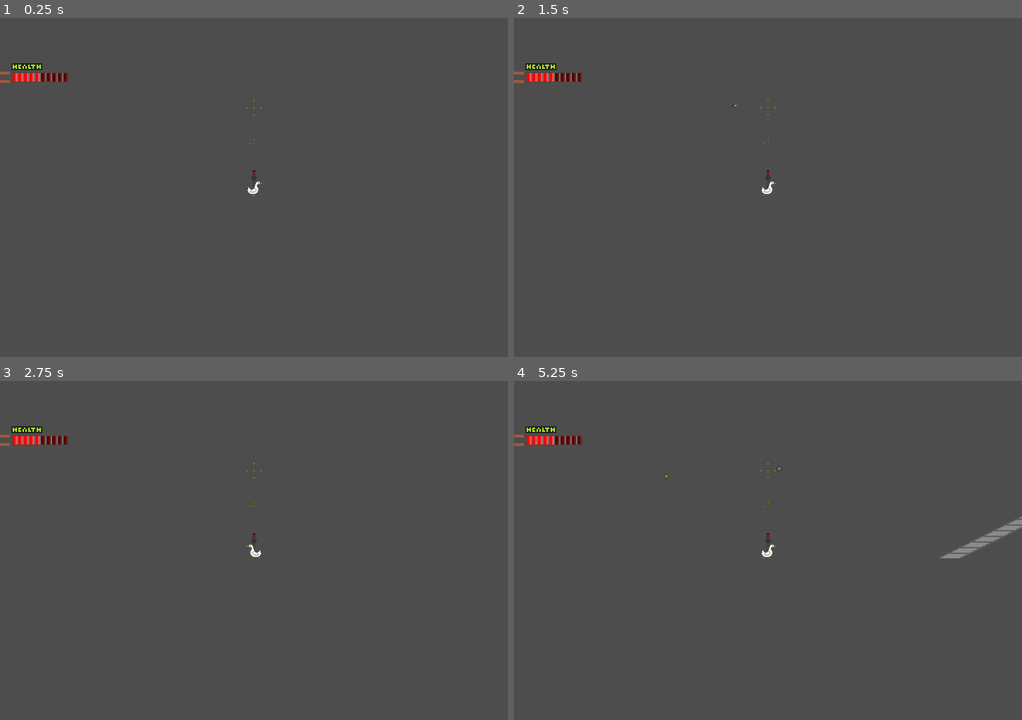
Above: before the commit, frames 1-4 (two rows, left to right).
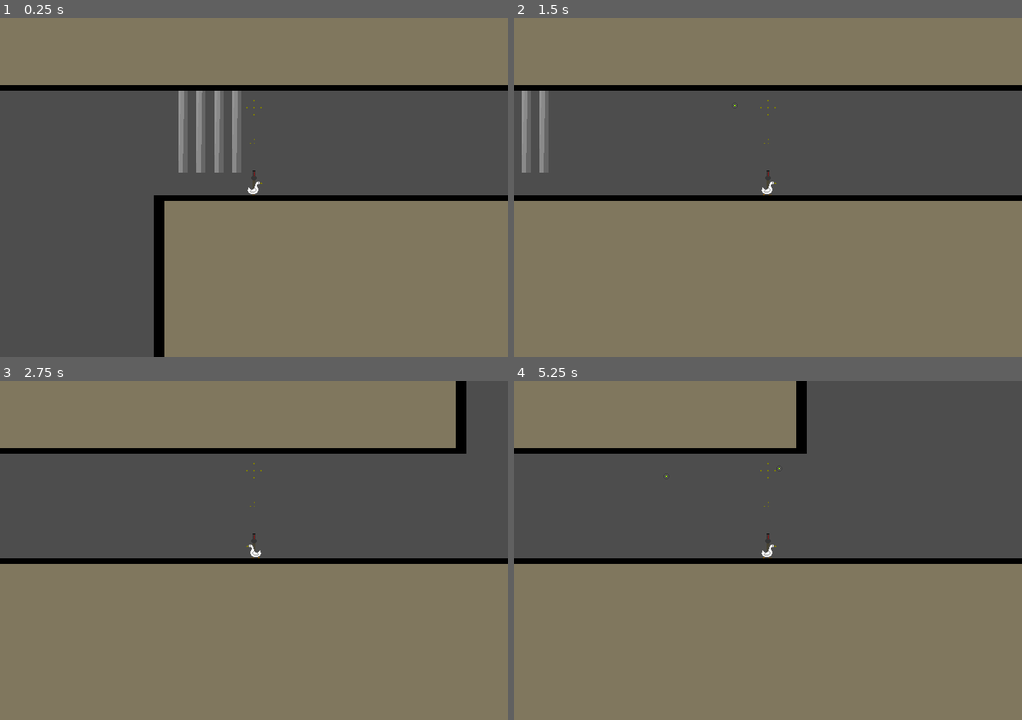
Above: after the commit, the same moments.

Repository: LumpyCrow/ultimate-boss-fight-against-god-himself
Game: Godot game, scene res://level_2_boss_arena.tscn
The game is run twice, just before and just after one commit, with the same random seed, the same clock (stepped at 60 frames per second) and the same inputs. This scene is started directly instead of the project's main scene.
Inputs:
- Up to frame 1 (0.25 s): no input
- Up to frame 2 (1.5 s): tap Enter (ui_accept) at 0.5, 0.77 s; hold D (Right) from 0.53 s (still down); tap Up (Fire) at 0.6, 1.35 s
- Up to frame 3 (2.75 s): tap Enter (ui_accept) at 1.52 s; release D (Right) at 2.03 s; hold A (Left) from 2.03 s (still down); tap Up (Fire) at 2.1 s
- Up to frame 4 (5.25 s): release A (Left) at 2.78 s; hold D (Right) 2.78-4.28 s; tap Up (Fire) every 0.75 s from 2.85 to 5.1 s; tap Enter (ui_accept) at 3.02, 3.77, 4.52 s; hold A (Left) 4.28-5.03 s; hold D (Right) from 5.03 s (still down)

The runs differ from the first frame. In frame 1, 56% of the frame differs, in the area x 0-100%, y 0-100%; in frame 2, 70%; in frame 3, 67%; in frame 4, 60%.

Commit message:
added some rocks + cloud from previous game

Diff:
--- /dev/null
+++ b/cloud.tscn
@@ -0,0 +1,12 @@
+[gd_scene load_steps=2 format=3 uid="uid://cyxbaveo4t0vj"]
+
+[ext_resource type="Texture2D" uid="uid://cbryhkapremv5" path="res://textures/cloud.png" id="1_u7dhf"]
+
+[node name="cloud" type="StaticBody2D"]
+scale = Vector2(1.5, 1.5)
+
+[node name="Cloud" type="Sprite2D" parent="."]
+texture = ExtResource("1_u7dhf")
+
+[node name="CollisionPolygon2D" type="CollisionPolygon2D" parent="."]
+polygon = PackedVector2Array(-20, -7.33333, -14.6667, -7.33333, -14, -6.66667, -10.6667, -6.66667, -10, -7.33333, -6, -6.66667, -0.666667, -7.33333, 14, -7.33333, 15.3333, -6.66667, 16.6667, -7.33333, 21.3333, -7.33333, 26.6667, -5.33333, 28.6667, -3.33333, 30, 0.666667, 30, 6.66667, 23.3333, 5.33333, 22, 7.33333, 13.3333, 7.33333, 10, 4.66667, 8, 7.33333, 0.666667, 7.33333, 0, 5.33333, -2.66667, 6, -4.66667, 7.33333, -12, 6.66667, -14.6667, 4.66667, -17.3333, 6, -24, 6.66667, -25.3333, 5.33333, -25.3333, 3.33333, -28.6667, 3.33333, -30, 2, -30, 0, -26.6667, -3.33333, -23.3333, -4, -22.6667, -5.33333)
--- a/level_2_boss_arena.tscn
+++ b/level_2_boss_arena.tscn
@@ -1,17 +1,19 @@
-[gd_scene load_steps=11 format=3 uid="uid://p74ir71ry238"]
+[gd_scene load_steps=14 format=3 uid="uid://p74ir71ry238"]
 
 [ext_resource type="Script" path="res://level_2_boss_arena.gd" id="1_lblhy"]
 [ext_resource type="PackedScene" uid="uid://be3xkbl84anxw" path="res://player.tscn" id="1_qjm0x"]
 [ext_resource type="Texture2D" uid="uid://dvvabax26e86l" path="res://textures/staircase.png" id="2_3prbl"]
-[ext_resource type="Texture2D" uid="uid://c33n53obfr128" path="res://textures/worldmappixel.png" id="2_6o165"]
 [ext_resource type="AudioStream" uid="uid://c1xac0wvleyy7" path="res://audio/music/Iwan Gabovitch - Dark Ambience Loop.ogg" id="4_dij4j"]
 [ext_resource type="AudioStream" uid="uid://bo1nlvblnxmi2" path="res://audio/music/A Conversation with Saul (Rough Demo.mp3" id="6_moy8p"]
+[ext_resource type="Texture2D" uid="uid://dco0b8aykmlrx" path="res://textures/bars.png" id="7_wrv0c"]
+[ext_resource type="Texture2D" uid="uid://iwoje7ukcyh5" path="res://textures/controlpad.png" id="8_ssqbg"]
+[ext_resource type="PackedScene" uid="uid://cyxbaveo4t0vj" path="res://cloud.tscn" id="8_ucqig"]
 
 [sub_resource type="RectangleShape2D" id="RectangleShape2D_ka8wa"]
-size = Vector2(5511, 20)
+size = Vector2(6019.5, 20)
 
 [sub_resource type="RectangleShape2D" id="RectangleShape2D_3a0ux"]
-size = Vector2(20, 5050)
+size = Vector2(24, 5137.75)
 
 [sub_resource type="RectangleShape2D" id="RectangleShape2D_3trxk"]
 size = Vector2(523, 102)
@@ -19,41 +21,14 @@
 [sub_resource type="RectangleShape2D" id="RectangleShape2D_tsogp"]
 size = Vector2(1285.5, 28)
 
+[sub_resource type="RectangleShape2D" id="RectangleShape2D_nvn8o"]
+size = Vector2(88.875, 149)
+
 [node name="level_2_boss_arena" type="Node2D"]
 script = ExtResource("1_lblhy")
 
-[node name="Worldmappixel" type="Sprite2D" parent="."]
-position = Vector2(8057, -5504)
-scale = Vector2(10, 10)
-texture = ExtResource("2_6o165")
-
-[node name="Worldmappixel2" type="Sprite2D" parent="."]
-position = Vector2(10568, -5516)
-scale = Vector2(10, 10)
-texture = ExtResource("2_6o165")
-
-[node name="Worldmappixel3" type="Sprite2D" parent="."]
-position = Vector2(10574, -4251)
-scale = Vector2(10, 10)
-texture = ExtResource("2_6o165")
-
-[node name="Worldmappixel4" type="Sprite2D" parent="."]
-position = Vector2(8063, -4239)
-scale = Vector2(10, 10)
-texture = ExtResource("2_6o165")
-
-[node name="Worldmappixel5" type="Sprite2D" parent="."]
-position = Vector2(8069, -3142)
-scale = Vector2(10, 10)
-texture = ExtResource("2_6o165")
-
-[node name="Worldmappixel6" type="Sprite2D" parent="."]
-position = Vector2(10568, -3154)
-scale = Vector2(10, 10)
-texture = ExtResource("2_6o165")
-
 [node name="player" parent="." instance=ExtResource("1_qjm0x")]
-position = Vector2(-460, 341)
+position = Vector2(-670, 378)
 
 [node name="Staircase" type="Sprite2D" parent="."]
 position = Vector2(971, 144)
@@ -68,43 +43,31 @@
 position = Vector2(964, -482)
 texture = ExtResource("2_3prbl")
 
-[node name="Staircase4" type="Sprite2D" parent="Staircase"]
-position = Vector2(1446, -723)
-texture = ExtResource("2_3prbl")
-
-[node name="Staircase5" type="Sprite2D" parent="Staircase"]
-position = Vector2(1928, -964)
-texture = ExtResource("2_3prbl")
-
-[node name="Staircase6" type="Sprite2D" parent="Staircase"]
-position = Vector2(2409, -1205)
-texture = ExtResource("2_3prbl")
-
 [node name="StaticBody2D" type="StaticBody2D" parent="."]
 position = Vector2(-973, -144)
 
 [node name="CollisionPolygon2D" type="CollisionPolygon2D" parent="StaticBody2D"]
 scale = Vector2(2, 2)
-polygon = PackedVector2Array(3635.5, -1186, 1792.39, -264.196, 726, 269, 738, 269, 3630, -1179)
+polygon = PackedVector2Array(2184.5, -458.5, 1792.39, -264.196, 726, 269, 738, 269, 2192, -437.5)
 
 [node name="CollisionShape2D2" type="CollisionShape2D" parent="StaticBody2D"]
-position = Vector2(10273, -6000)
+position = Vector2(7667, -4878)
 shape = SubResource("RectangleShape2D_ka8wa")
 
 [node name="CollisionShape2D3" type="CollisionShape2D" parent="StaticBody2D"]
-position = Vector2(10017.5, -2363)
+position = Vector2(7379.25, -916)
 shape = SubResource("RectangleShape2D_ka8wa")
 
 [node name="CollisionShape2D4" type="CollisionShape2D" parent="StaticBody2D"]
-position = Vector2(12793, -4296)
+position = Vector2(8872, -3436)
 shape = SubResource("RectangleShape2D_3a0ux")
 
 [node name="CollisionShape2D5" type="CollisionShape2D" parent="StaticBody2D"]
-position = Vector2(7774, -5019)
+position = Vector2(4890, -3626.88)
 shape = SubResource("RectangleShape2D_3a0ux")
 
 [node name="CollisionShape2D6" type="CollisionShape2D" parent="StaticBody2D"]
-position = Vector2(7521.5, -2545)
+position = Vector2(4636, -1109)
 shape = SubResource("RectangleShape2D_3trxk")
 
 [node name="CollisionShape2D" type="CollisionShape2D" parent="StaticBody2D"]
@@ -115,16 +78,108 @@
 position = Vector2(402, 377)
 shape = SubResource("RectangleShape2D_tsogp")
 
+[node name="CollisionShape2D8" type="CollisionShape2D" parent="StaticBody2D"]
+position = Vector2(239.563, 430.5)
+shape = SubResource("RectangleShape2D_nvn8o")
+
+[node name="CollisionPolygon2D2" type="CollisionPolygon2D" parent="StaticBody2D"]
+position = Vector2(-430, -150)
+scale = Vector2(2, 2)
+polygon = PackedVector2Array(2652, -785, 1792.39, -264.196, 726, 269, 738, 269, 2438.5, -502)
+
 [node name="suspense" type="AudioStreamPlayer2D" parent="."]
-position = Vector2(6277, -2666)
+position = Vector2(3414, -1154)
 stream = ExtResource("4_dij4j")
 pitch_scale = 0.7
 autoplay = true
-max_distance = 6200.0
 panning_strength = 0.0
 
 [node name="AConversationWithSaul(roughDemo" type="AudioStreamPlayer2D" parent="."]
 position = Vector2(-1059, 320)
 stream = ExtResource("6_moy8p")
 pitch_scale = 0.7
+autoplay = true
 panning_strength = 0.0
+
+[node name="Bars" type="Sprite2D" parent="."]
+position = Vector2(-733, 287)
+texture = ExtResource("7_wrv0c")
+
+[node name="Bars2" type="Sprite2D" parent="."]
+position = Vector2(3831, -1228)
+texture = ExtResource("7_wrv0c")
+
+[node name="Controlpad" type="Sprite2D" parent="."]
+position = Vector2(-143, 514)
+scale = Vector2(1.85833, 1)
+texture = ExtResource("8_ssqbg")
+
+[node name="Controlpad2" type="Sprite2D" parent="."]
+position = Vector2(-595, 126)
+scale = Vector2(1.85833, 1)
+texture = ExtResource("8_ssqbg")
+
+[node name="Controlpad3" type="Sprite2D" parent="."]
+position = Vector2(3663, -950)
+scale = Vector2(0.738889, 1)
+texture = ExtResource("8_ssqbg")
+
+[node name="Controlpad4" type="Sprite2D" parent="."]
+position = Vector2(6051, -950)
+scale = Vector2(5.89444, 1)
+texture = ExtResource("8_ssqbg")
+
+[node name="Controlpad5" type="Sprite2D" parent="."]
+position = Vector2(5822, -5133)
+scale = Vector2(6.65556, 1)
+texture = ExtResource("8_ssqbg")
+
+[node name="Controlpad6" type="Sprite2D" parent="."]
+position = Vector2(8032, -2971)
+scale = Vector2(0.406249, 17.5167)
+texture = ExtResource("8_ssqbg")
+
+[node name="Controlpad7" type="Sprite2D" parent="."]
+position = Vector2(3666.13, -3144)
+scale = Vector2(0.73368, 16.175)
+texture = ExtResource("8_ssqbg")
+
+[node name="cloud" parent="." instance=ExtResource("8_ucqig")]
+position = Vector2(4611, -1920)
+scale = Vector2(5, 5)
+
+[node name="cloud2" parent="." instance=ExtResource("8_ucqig")]
+position = Vector2(4332, -2456)
+scale = Vector2(5, 5)
+
+[node name="cloud3" parent="." instance=ExtResource("8_ucqig")]
+position = Vector2(7058, -1708)
+scale = Vector2(5, 5)
+
+[node name="cloud4" parent="." instance=ExtResource("8_ucqig")]
+position = Vector2(6431, -2199)
+scale = Vector2(5, 5)
+
+[node name="cloud5" parent="." instance=ExtResource("8_ucqig")]
+position = Vector2(7284, -2818)
+scale = Vector2(5, 5)
+
+[node name="cloud6" parent="." instance=ExtResource("8_ucqig")]
+position = Vector2(5608, -2946)
+scale = Vector2(5, 5)
+
+[node name="cloud7" parent="." instance=ExtResource("8_ucqig")]
+position = Vector2(4785, -3150)
+scale = Vector2(5, 5)
+
+[node name="cloud8" parent="." instance=ExtResource("8_ucqig")]
+position = Vector2(6514, -3830)
+scale = Vector2(5, 5)
+
+[node name="cloud9" parent="." instance=ExtResource("8_ucqig")]
+position = Vector2(7420, -4298)
+scale = Vector2(5, 5)
+
+[node name="cloud10" parent="." instance=ExtResource("8_ucqig")]
+position = Vector2(4332, -4343)
+scale = Vector2(5, 5)
Binary file added: textures/rock1.png
Not shown, added: textures/rock1.png.import
Binary file added: textures/rock2.png
Not shown, added: textures/rock2.png.import
Binary file added: textures/rock3.png
Not shown, added: textures/rock3.png.import
